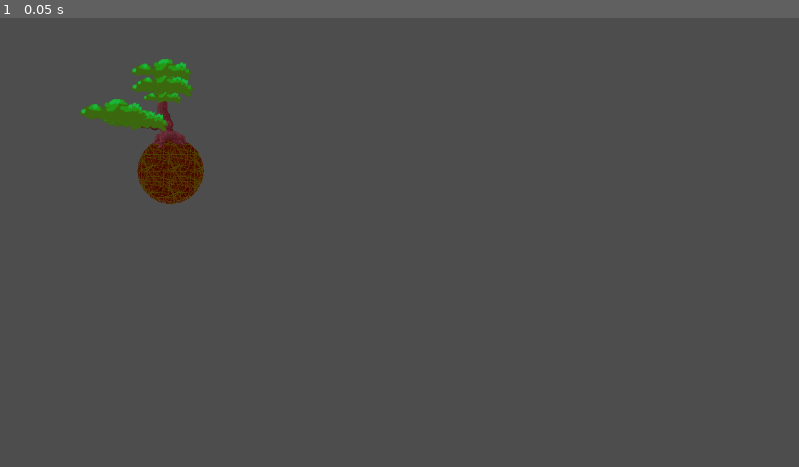
Above: before the commit, frame 1.
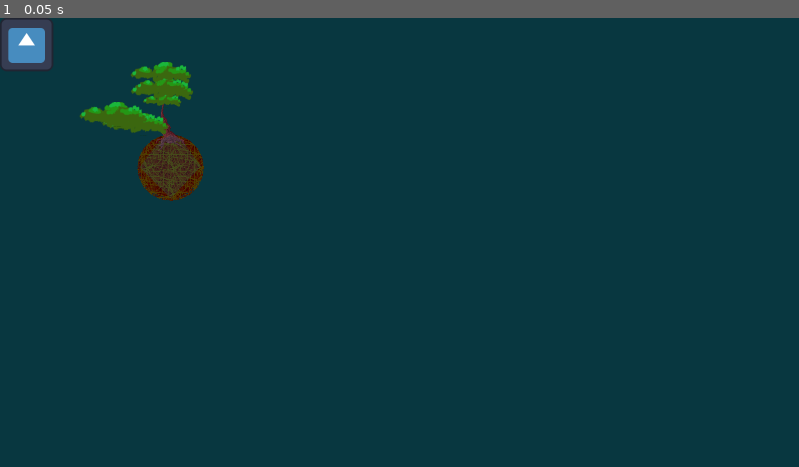
Above: after the commit, the same moment.

Repository: Fanny-Pack-Studios/medialunas-ggj23
Game: Godot game, scene res://src/Trimmer.tscn
The game is run twice, just before and just after one commit, with the same random seed, the same clock (stepped at 60 frames per second) and the same inputs. The engine's default icon, where the game draws it, is replaced by a stand-in: a white triangle on a blue panel in a dark square.
Inputs:
- Up to frame 1 (0.05 s): no input

The runs differ from the first frame. In frame 1, 99% of the frame differs, in the area x 0-100%, y 0-100%.

Commit message:
sistema de puntos

Diff:
--- a/bonsai-shop/project.godot
+++ b/bonsai-shop/project.godot
@@ -15,11 +15,20 @@
 config/features=PackedStringArray("4.0", "Mobile")
 config/icon="res://icon.svg"
 
+[autoload]
+
+Scoreboard="*res://src/Scoreboard.gd"
+
 [display]
 
 window/size/viewport_width=1920
 window/size/viewport_height=1080
 
+[editor_plugins]
+
+enabled=PackedStringArray("res://addons/extendable_inspector/plugin.cfg")
+
 [rendering]
 
 renderer/rendering_method="mobile"
+environment/defaults/default_clear_color=Color(0.0313726, 0.215686, 0.25098, 1)
--- a/bonsai-shop/src/Bonsai.gd
+++ b/bonsai-shop/src/Bonsai.gd
@@ -1,3 +1,4 @@
+@tool
 extends Node2D
 
 @export var trunk_scene : PackedScene
@@ -24,6 +25,19 @@
 
 var leaves_spawnpoints := PackedVector2Array()
 @onready var color := trunk_gradient.sample(randf())
+
+func generate_trunk_curve(points := 4)->Curve:
+	var curve := Curve.new()
+	for i in points-1:
+		var midpoint = 1.0 - ((i+1.0)/float(points))
+		curve.add_point(
+			Vector2(
+				i/float(points),
+				randf_range(min(midpoint+.2,1.0),max(midpoint -.2,0.0))
+			)
+		)
+	curve.add_point(Vector2(1.0,0.0))
+	return curve
 
 func _ready():
 	var parts := randi_range(MIN_PARTS, MAX_PARTS)
@@ -62,6 +76,7 @@
 	add_child(trunk)
 	trunk.material.set_shader_parameter("base_color",color)
 	trunk.width = width
+	trunk.width_curve = generate_trunk_curve()
 	trunk.material.set_shader_parameter("rotation",wrapf(base_rotation,0,2*PI))
 	var last_point := starting_point
 	var trunk_points := PackedVector2Array([last_point])
--- a/bonsai-shop/src/Mata.gd
+++ b/bonsai-shop/src/Mata.gd
@@ -1,14 +1,15 @@
+@tool
 extends Polygon2D
 
 const BASE_DISTANCE := 80
-const CENTER_OFFSET := 1.0
+const CENTER_OFFSET := .9
 const ANGLES := 20
 
 @onready var dirt := $Dirt
 
 func _ready():
 	set_shape(generate_points(
-		BASE_DISTANCE, Vector2(0, BASE_DISTANCE)
+		BASE_DISTANCE, Vector2(0, BASE_DISTANCE*CENTER_OFFSET)
 	))
 
 
--- a/bonsai-shop/src/Mata.tscn
+++ b/bonsai-shop/src/Mata.tscn
@@ -9,13 +9,12 @@
 color = Color(0.560784, 0.560784, 0.560784, 1)
 texture = ExtResource("1_awykt")
 texture_scale = Vector2(2, 2)
-polygon = PackedVector2Array(-64, -125, -64, -125, -190, -23, -190, -23, -190, -23, -190, -23, -190, -23, -190, -23, -190, -23, -190, -23, -157, 96, -157, 96, -157, 96, -157, 96, -157, 96, -157, 96, -157, 96, -157, 96, -126, 189, -126, 189, -126, 189, -126, 189, -126, 189, -126, 189, -126, 189, -126, 189, 110, 193, 110, 193, 110, 193, 110, 193, 110, 193, 110, 193, 110, 193, 110, 193, 169, 122, 169, 122, 169, 122, 169, 122, 169, 122, 169, 122, 169, 122, 169, 122, 167, -18, 167, -18, 167, -18, 167, -18, 167, -18, 167, -18, 167, -18, 167, -18, 146, -135, 146, -135, 146, -135, 146, -135, 146, -135, 146, -135, 146, -135, 146, -135)
+polygon = PackedVector2Array(80, 72, 76.0845, 47.2786, 64.7214, 24.9772, 47.0228, 7.27864, 24.7214, -4.08453, -3.49691e-06, -8, -24.7214, -4.08452, -47.0228, 7.27864, -64.7214, 24.9772, -76.0845, 47.2786, -80, 72, -76.0845, 96.7214, -64.7214, 119.023, -47.0228, 136.721, -24.7214, 148.085, 9.5399e-07, 152, 24.7214, 148.085, 47.0228, 136.721, 64.7214, 119.023, 76.0845, 96.7214)
 script = ExtResource("1_ay4dq")
 
 [node name="Bonsai" parent="." instance=ExtResource("2_5brly")]
-position = Vector2(0, -7)
 
 [node name="Dirt" type="Polygon2D" parent="."]
 show_behind_parent = true
 color = Color(0.223529, 0, 0, 1)
-polygon = PackedVector2Array(-83, 14, -83, 14, -128, 74, -97, 110, -68, 93, -68, 93, -68, 93, -68, 93, -68, 93, -68, 93, 59, 147, 59, 147, 59, 147, 59, 147, 59, 147, 59, 147, 59, 147, 59, 147, 129, 70, 129, 70, 129, 70, 129, 70, 129, 70, 129, 70, 129, 70, 129, 70, 122, -98, 122, -98, 122, -98, 122, -98, 122, -98, 122, -98, 122, -98, 122, -98, -70, -89, -70, -89, -70, -89, -70, -89, -70, -89, -70, -89, -70, -89, -70, -89)
+polygon = PackedVector2Array(76, 68.4, 72.2803, 44.9147, 61.4853, 23.7283, 44.6717, 6.91471, 23.4853, -3.8803, -3.32207e-06, -7.6, -23.4853, -3.88029, -44.6717, 6.91471, -61.4853, 23.7283, -72.2803, 44.9147, -76, 68.4, -72.2803, 91.8853, -61.4853, 113.072, -44.6717, 129.885, -23.4853, 140.68, 9.06291e-07, 144.4, 23.4853, 140.68, 44.6717, 129.885, 61.4853, 113.072, 72.2803, 91.8853)
--- /dev/null
+++ b/bonsai-shop/src/Pattern.gd
@@ -0,0 +1,8 @@
+@tool
+class_name Pattern
+extends Resource
+
+@export var points : PackedVector2Array
+
+func get_points():
+	return points
--- /dev/null
+++ b/bonsai-shop/src/PatternVisualizer.gd
@@ -0,0 +1,16 @@
+@tool
+extends Polygon2D
+
+@export var pattern : Pattern : set = set_pattern
+
+func set_pattern(new_pattern:Pattern):
+	pattern = new_pattern
+	if new_pattern:
+		polygon = new_pattern.get_points()
+
+
+var time := 0.0
+func _process(delta:float):
+	time += delta
+	var alpha = (sin(time)+1.0)/8.0
+	color.a = alpha
--- /dev/null
+++ b/bonsai-shop/src/PatternVisualizer.tscn
@@ -0,0 +1,10 @@
+[gd_scene load_steps=3 format=3 uid="uid://q7u7o7m4uw57"]
+
+[ext_resource type="Script" path="res://src/PatternVisualizer.gd" id="1_4s1an"]
+[ext_resource type="Resource" uid="uid://b3wgk3a6xnfyp" path="res://src/Patterns/Square.tres" id="2_emspb"]
+
+[node name="PatternVisualizer" type="Polygon2D"]
+color = Color(0.0313726, 0.686275, 0.6, 0.0577924)
+polygon = PackedVector2Array(80, 72, -3.49691e-06, -8, -80, 72, 9.5399e-07, 152)
+script = ExtResource("1_4s1an")
+pattern = ExtResource("2_emspb")
--- /dev/null
+++ b/bonsai-shop/src/Patterns/PatternMaker.gd
@@ -0,0 +1,11 @@
+extends Polygon2D
+
+
+# Called when the node enters the scene tree for the first time.
+func _ready():
+	pass # Replace with function body.
+
+
+# Called every frame. 'delta' is the elapsed time since the previous frame.
+func _process(delta):
+	pass
--- /dev/null
+++ b/bonsai-shop/src/Patterns/PatternMaker.tscn
@@ -0,0 +1,11 @@
+[gd_scene load_steps=3 format=3 uid="uid://k1sla84gtym5"]
+
+[ext_resource type="Script" path="res://src/Patterns/PatternMaker.gd" id="1_r7bj5"]
+[ext_resource type="PackedScene" uid="uid://d336o1gya87jt" path="res://src/Mata.tscn" id="1_u5s11"]
+
+[node name="Node2D" type="Polygon2D"]
+color = Color(0.45098, 0, 0.176471, 0.537255)
+polygon = PackedVector2Array(73, 69, 27, 6, 0, -6, -26, 7, -75, 71, 0, 146)
+script = ExtResource("1_r7bj5")
+
+[node name="Mata" parent="." instance=ExtResource("1_u5s11")]
--- /dev/null
+++ b/bonsai-shop/src/Patterns/Square.tres
@@ -0,0 +1,7 @@
+[gd_resource type="Resource" script_class="Pattern" load_steps=2 format=3 uid="uid://b3wgk3a6xnfyp"]
+
+[ext_resource type="Script" path="res://src/Pattern.gd" id="1_pcte1"]
+
+[resource]
+script = ExtResource("1_pcte1")
+points = PackedVector2Array(73, 69, 27, 6, 0, -6, -26, 7, -75, 71, 0, 146)
--- /dev/null
+++ b/bonsai-shop/src/Scoreboard.gd
@@ -0,0 +1,13 @@
+extends Node
+
+var _score := 0
+
+signal score_changed(to, by)
+
+
+func add_points(to_add: int):
+	_score += to_add
+
+
+func get_points():
+	return _score
--- /dev/null
+++ b/bonsai-shop/src/Triangle.gd
@@ -0,0 +1,26 @@
+class_name Triangle
+extends Object
+
+var a: Vector2
+var b: Vector2
+var c: Vector2
+
+
+func _init(a_in: Vector2, b_in: Vector2, c_in: Vector2):
+	a = a_in
+	b = b_in
+	c = c_in
+
+
+func get_area():
+	# https://mathopenref.com/coordtrianglearea.html
+	return abs(
+		(
+			(
+				a.x * (b.y - c.y)
+				+ b.x * (c.y - a.y)
+				+ c.x * (a.y - b.y)
+			)
+			/ 2.0
+		)
+	)
--- a/bonsai-shop/src/Trimmer.gd
+++ b/bonsai-shop/src/Trimmer.gd
@@ -1,6 +1,7 @@
 extends Node2D
 
-@export var cutter_scene :PackedScene
+@export var mata_scene : PackedScene
+@export var cutter_scene : PackedScene
 
 @onready var mata : Polygon2D= $Mata
 
@@ -12,6 +13,23 @@
 
 var cutters := []
 var cutter_polygon : PackedVector2Array
+
+class PointThreshold:
+	var points : int
+	var message : String
+	func _init(a_points:int, a_message: String):
+		points = a_points
+		message = a_message
+
+
+var points_thresholds := {
+	800: PointThreshold.new(3,"PERFECT"),
+	1500: PointThreshold.new(2,"GREAT"),
+	2300: PointThreshold.new(1,"GOOD"),
+	3000: PointThreshold.new(0,"POOR"),
+	5000: PointThreshold.new(0,"REALLY BAD!"),
+}
+const LOWER_THRESHOLD_MESSAGE ="DISGUSTING!"
 
 func _ready():
 	reset_points()
@@ -58,3 +76,35 @@
 	show_cutter()
 	mata.cut(cutter_polygon)
 	cutting = false
+
+func area_of_polygon(polygon: PackedVector2Array)->float:
+	var triangle_indices := Geometry2D.triangulate_polygon(polygon)
+	var area := 0.0
+	for i in (triangle_indices.size() / 3.0):
+		var j = i*3
+		var triangle := Triangle.new(polygon[triangle_indices[j]], polygon[triangle_indices[j+1]], polygon[triangle_indices[j+2]])
+		area += triangle.get_area()
+	return area
+
+func area_of_excluded(poly_a:PackedVector2Array,poly_b:PackedVector2Array)->float:
+	var clipped := Geometry2D.clip_polygons(poly_a,poly_b)
+	var area := 0.0
+	for polygon in clipped:
+		area += area_of_polygon(polygon)
+	return area
+
+func plant_done():
+	var target :PackedVector2Array= $PatternVisualizer.polygon
+	var current :PackedVector2Array= $Mata.polygon
+	if not Geometry2D.is_polygon_clockwise(target):
+		target.reverse()
+	if not Geometry2D.is_polygon_clockwise(current):
+		current.reverse()
+	var total_error_area = area_of_excluded(current, target) + area_of_excluded(target, current);
+	var threshold: PointThreshold
+	for value in points_thresholds.keys():
+		if total_error_area < value:
+			threshold = points_thresholds[value]
+			Scoreboard.add_points(threshold.points)
+			break
+	print(threshold.message if threshold else LOWER_THRESHOLD_MESSAGE)
--- a/bonsai-shop/src/Trimmer.tscn
+++ b/bonsai-shop/src/Trimmer.tscn
@@ -1,8 +1,10 @@
-[gd_scene load_steps=4 format=3 uid="uid://dnuek13mjmhiy"]
+[gd_scene load_steps=6 format=3 uid="uid://dnuek13mjmhiy"]
 
 [ext_resource type="Script" path="res://src/Trimmer.gd" id="1_dti1e"]
 [ext_resource type="PackedScene" uid="uid://cl08tnu0blikq" path="res://src/Cutter.tscn" id="2_v0eyp"]
 [ext_resource type="PackedScene" uid="uid://d336o1gya87jt" path="res://src/Mata.tscn" id="3_4yi4j"]
+[ext_resource type="PackedScene" uid="uid://q7u7o7m4uw57" path="res://src/PatternVisualizer.tscn" id="4_eu7rg"]
+[ext_resource type="Texture2D" uid="uid://br3rg01spp0n5" path="res://icon.svg" id="5_nsaof"]
 
 [node name="Trimmer" type="Node2D"]
 script = ExtResource("1_dti1e")
@@ -10,3 +12,15 @@
 
 [node name="Mata" parent="." instance=ExtResource("3_4yi4j")]
 position = Vector2(410, 288)
+
+[node name="PatternVisualizer" parent="." instance=ExtResource("4_eu7rg")]
+position = Vector2(410, 288)
+color = Color(0, 0.654902, 0.803922, 0.223554)
+polygon = PackedVector2Array(73, 69, 27, 6, 0, -6, -26, 7, -75, 71, 0, 146)
+
+[node name="PlantDone" type="TextureButton" parent="."]
+offset_right = 40.0
+offset_bottom = 40.0
+texture_normal = ExtResource("5_nsaof")
+
+[connection signal="pressed" from="PlantDone" to="." method="plant_done"]
--- a/bonsai-shop/src/Trunk.gdshader
+++ b/bonsai-shop/src/Trunk.gdshader
@@ -5,7 +5,6 @@
 uniform float rotation;
 
 void fragment() {
-	vec2 uv = vec2(texture(TEXTURE,UV).g, 0.0);
-	float value = texture(noise, vec2(UV.y,0.0)).r * .7 + .2;
-	COLOR.rgb = base_color.rgb*value+ vec3(.1)*(rotation > PI ? 1.0-uv.x: uv.x);
+	float value = texture(noise, vec2(UV.y,UV.x*.5)).r * .7 + .2;
+	COLOR.rgb = base_color.rgb*value+ vec3(.1)*(rotation > PI ? UV.y: 1.0-UV.y);
 }
--- a/bonsai-shop/src/Trunk.tscn
+++ b/bonsai-shop/src/Trunk.tscn
@@ -21,7 +21,7 @@
 shader_parameter/noise = SubResource("NoiseTexture2D_a5g2q")
 
 [sub_resource type="Curve" id="Curve_k2uqq"]
-_data = [Vector2(0, 0.754545), 0.0, 0.0, 0, 0, Vector2(0.278351, 1), 0.0, 0.0, 0, 0, Vector2(0.654639, 0.645455), 0.0, 0.0, 0, 0, Vector2(1, 0.0454545), -0.597843, 0.0, 0, 0]
+_data = [Vector2(0, 0.727273), 0.0, 0.0, 0, 0, Vector2(0.25, 0.981818), 0.0, 0.0, 0, 0, Vector2(0.654639, 0.645455), 0.0, 0.0, 0, 0, Vector2(1, 0), -0.127273, 0.0, 0, 0]
 point_count = 4
 
 [node name="Trunk" type="Line2D"]
Not shown, added: bonsai-shop/addons/extendable_inspector/core/extendable_inspector_plugin.gd
Not shown, added: bonsai-shop/addons/extendable_inspector/example/ChangeRandomColor/ChangeRandomColor.gd
Not shown, added: bonsai-shop/addons/extendable_inspector/example/ChangeRandomColor/ChangeRandomColor.tscn
Not shown, added: bonsai-shop/addons/extendable_inspector/example/SpiralCurveCreator/SpiralCurveCreator.gd
Not shown, added: bonsai-shop/addons/extendable_inspector/example/SpiralCurveCreator/SpiralCurveCreator.tscn
Not shown, added: bonsai-shop/addons/extendable_inspector/plugin.cfg
Not shown, added: bonsai-shop/addons/extendable_inspector/plugin.gd
Not shown, added: bonsai-shop/addons/extendable_inspector/utils/common_controls.gd
Not shown, added: bonsai-shop/addons/extendable_inspector/utils/inspector_button.gd
